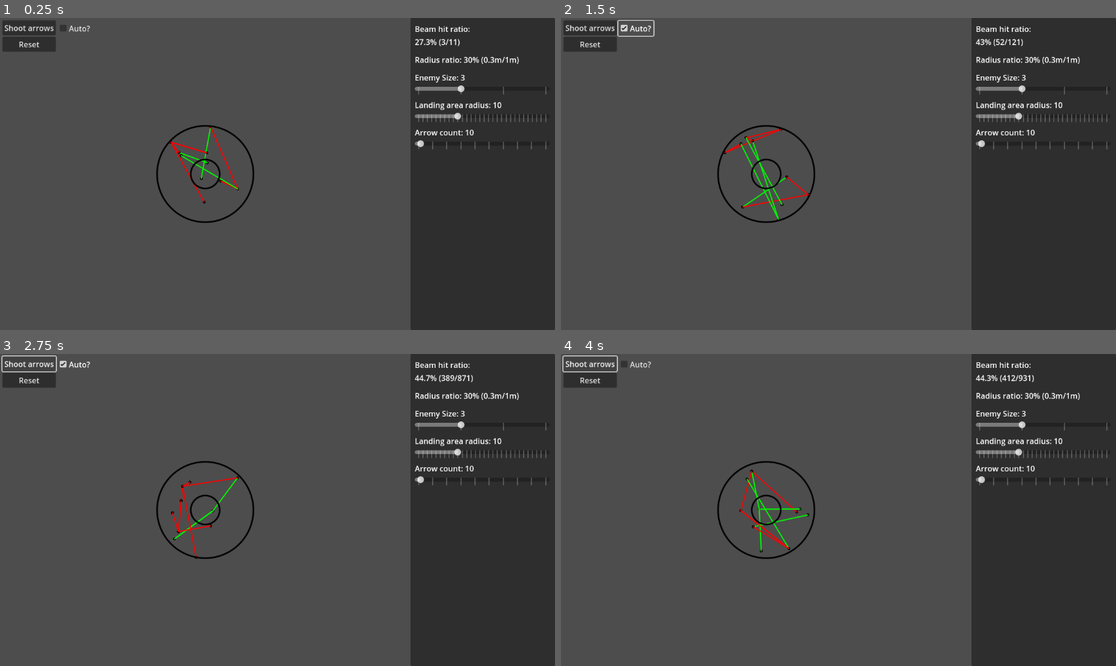
Above: before the commit, frames 1-4 (two rows, left to right).
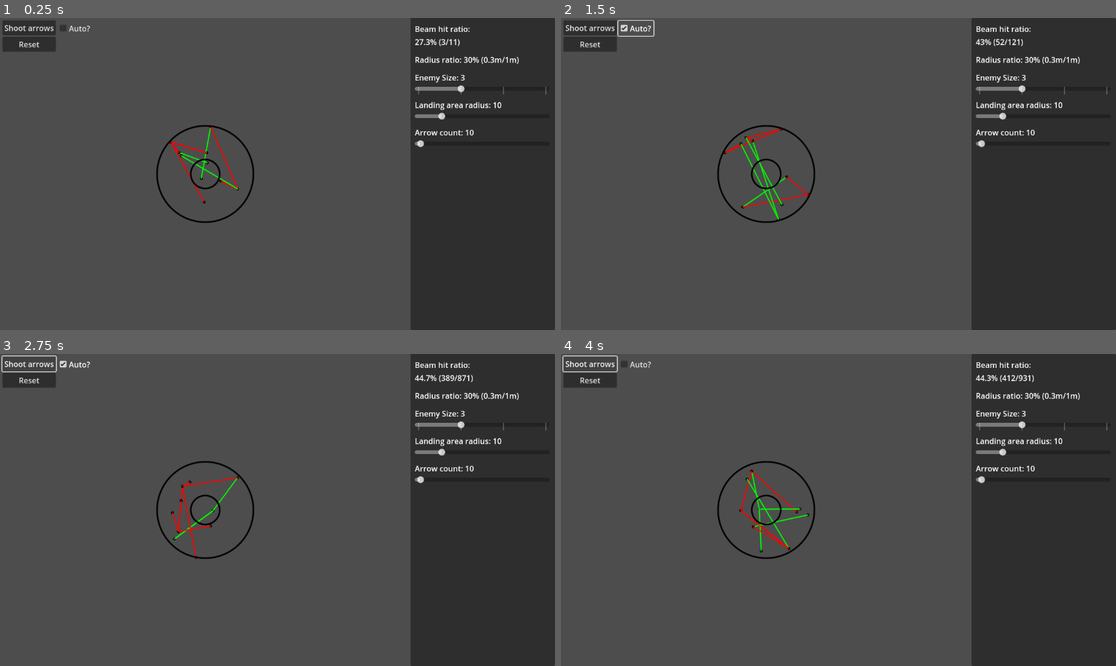
Above: after the commit, the same moments.

Repository: StillProphet/Storm-Rain-Simulator
Game: Godot game, scene res://main.tscn
Two runs of this game, one before a commit and one after it. Both use one fixed random seed, a clock stepped at 60 frames per second and the inputs below.
Inputs:
- Up to frame 1 (0.25 s): no input
- Up to frame 2 (1.5 s): click "Shoot arrows" at 0.5 s; click "Auto?" at 1.25 s
- Up to frame 3 (2.75 s): click "Shoot arrows" at 2 s
- Up to frame 4 (4 s): click "Auto?" at 2.75 s; click "Shoot arrows" at 3.5 s

The runs differ from the first frame. In frame 1, 0.2% of the frame differs, in the area x 75-99%, y 30-43%; in frame 2, 0.2%; in frame 3, 0.2%; in frame 4, 0.2%.

Commit message:
increased maximum landing area radius

Diff:
--- a/main.tscn
+++ b/main.tscn
@@ -93,9 +93,8 @@
 offset_right = 289.0
 offset_bottom = 212.0
 min_value = 1.0
-max_value = 30.0
+max_value = 50.0
 value = 10.0
-tick_count = 30
 ticks_on_borders = true
 
 [node name="ArrowCount" type="Label" parent="Panel"]
@@ -115,8 +114,6 @@
 min_value = 1.0
 max_value = 500.0
 value = 10.0
-tick_count = 10
-ticks_on_borders = true
 
 [connection signal="button_up" from="Button" to="." method="_on_button_button_up"]
 [connection signal="button_up" from="Reset" to="." method="_on_reset_button_up"]
